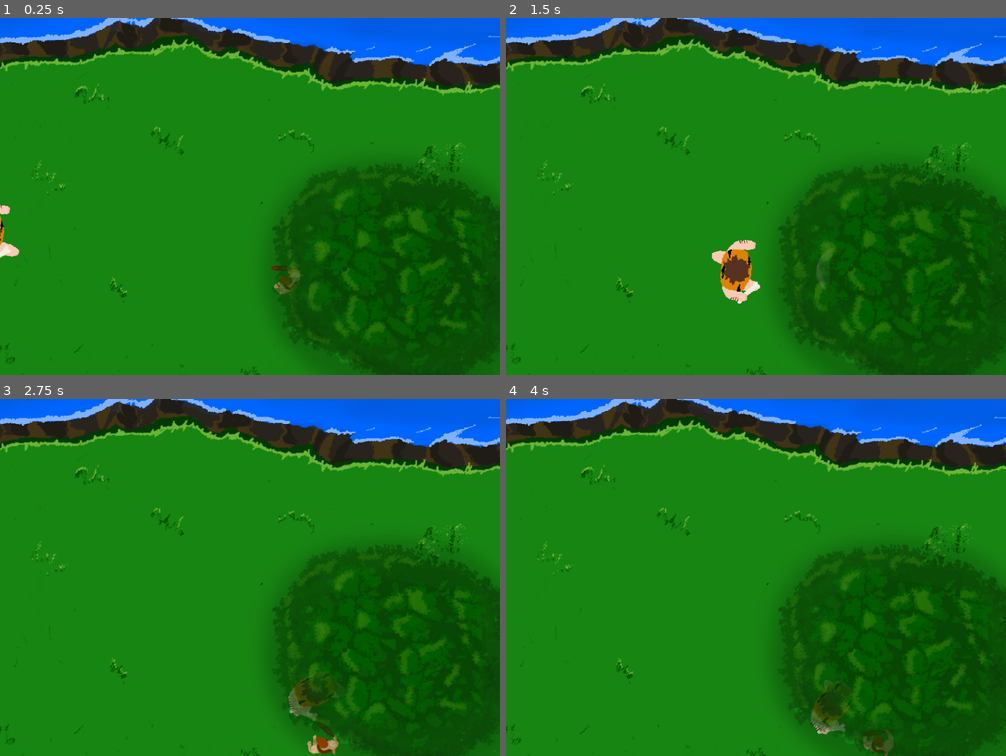
Above: before the commit, frames 1-4 (two rows, left to right).
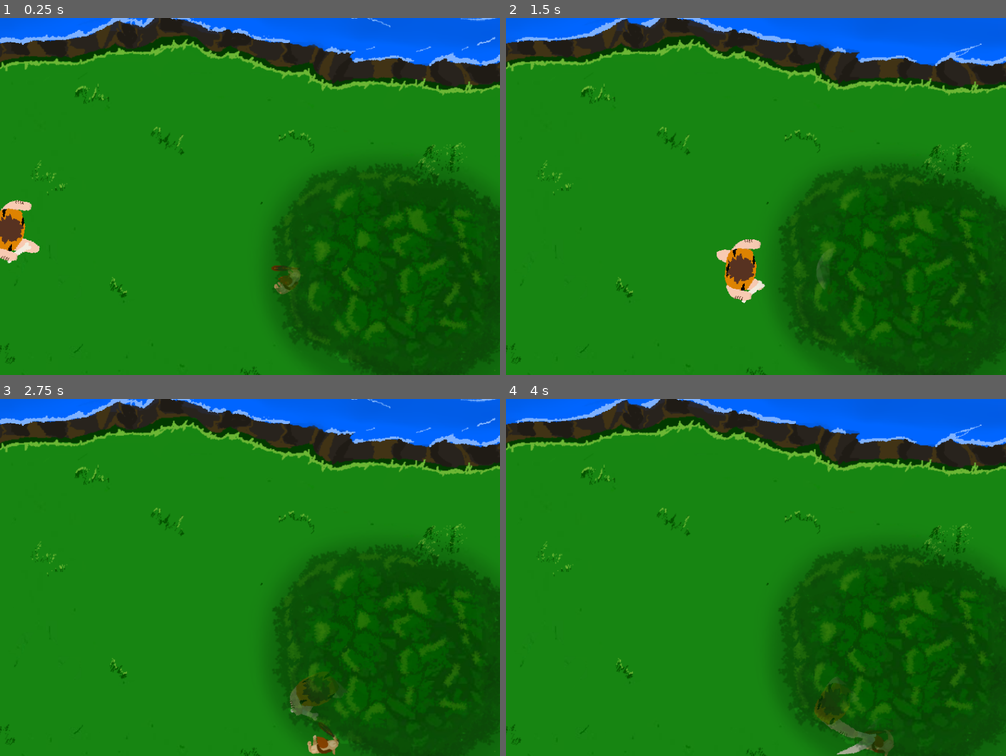
Above: after the commit, the same moments.

Repository: gilmarkandrade/game_lucas_github
Game: Godot game, scene res://fases/fase_1/world_1_cena_2.tscn
The game is run twice, just before and just after one commit, with the same random seed, the same clock (stepped at 60 frames per second) and the same inputs. This scene is started directly instead of the project's main scene.
Inputs (mouse positions are in pixels of both pictures, inside the frame that each line leads up to):
- Up to frame 1 (0.25 s): no input
- Up to frame 2 (1.5 s): tap Enter (ui_accept) at 0.5, 1.35 s; move the mouse to (866, 178) at 0.52 s; hold Enter (ui_accept) 0.53-1.28 s; hold Right (ui_right) from 0.53 s (still down); move the mouse to (656, 214) at 1.27 s
- Up to frame 3 (2.75 s): tap Enter (ui_accept) at 1.52, 1.82 s; move the mouse to (300, 498) at 2.02 s; release Right (ui_right) at 2.03 s; hold Left (ui_left) from 2.03 s (still down); hold Enter (ui_accept) from 2.03 s (still down)
- Up to frame 4 (4 s): move the mouse to (731, 648) at 2.77 s; release Left (ui_left) at 2.78 s; release Enter (ui_accept) at 2.78 s; hold Right (ui_right) from 2.78 s (still down); tap Enter (ui_accept) at 2.85, 3.02, 3.32 s; move the mouse to (906, 631) at 3.52 s; hold Enter (ui_accept) from 3.53 s (still down)

The runs differ from the first frame. In frame 1, 1.2% of the frame differs, in the area x 0-100%, y 0-69%; in frame 2, 1.1%; in frame 3, 0.5%; in frame 4, 0.9%.

Commit message:
ajustes cena 2 e montagem cena 3
montei a cena 3 e fiz um ajuste na cena 2

Diff:
--- a/game_lucas/fases/fase_1/world_1_cena_2.tscn
+++ b/game_lucas/fases/fase_1/world_1_cena_2.tscn
@@ -53,7 +53,7 @@
 scale = Vector2( 1.76, 1 )
 shape = SubResource( 1 )
 
-[node name="StaticBody2D3" type="StaticBody2D" parent="."]
+[node name="Pedra" type="StaticBody2D" parent="."]
 editor/display_folded = true
 position = Vector2( -106.412, -206.976 )
 rotation = 1.56051
@@ -61,9 +61,9 @@
 "_edit_group_": true
 }
 
-[node name="CollisionShape2D" type="CollisionShape2D" parent="StaticBody2D3"]
+[node name="CollisionShape2D" type="CollisionPolygon2D" parent="Pedra"]
 scale = Vector2( 1.76, 1 )
-shape = SubResource( 1 )
+polygon = PoolVector2Array( 13.1833, 27.9582, 26.3027, 105.156, 57.4439, 130.268, 86.1327, 123.489, 120.199, 99.5584, 167.163, 61.9282, 180.537, 30.988, 176.569, 0.397217, 209.248, -44.1261, 224.892, -76.3521, 228.424, -100.173, 210.533, -134.996, 178.079, -128.949, 142.268, -64.5789, 107.371, -27.3938, 78.2156, -5.36417, 43.1851, -9.97911, 28.6441, -37.4441, 5.28259, -39.194, -7.24892, -23.4979 )
 
 [node name="StaticBody2D6" type="StaticBody2D" parent="."]
 editor/display_folded = true
@@ -110,6 +110,7 @@
 layer = 0
 
 [node name="Layerarvoretopo" type="ParallaxLayer" parent="Paralax_main_arvore"]
+editor/display_folded = true
 z_index = 16
 z_as_relative = false
 motion_scale = Vector2( 0.9, 0.9 )
@@ -128,7 +129,6 @@
 editor/display_folded = true
 
 [node name="ParallaxLayer" type="ParallaxLayer" parent="paralax_main_chão"]
-editor/display_folded = true
 z_as_relative = false
 
 [node name="background_topdow1" type="Sprite" parent="paralax_main_chão/ParallaxLayer"]
@@ -152,10 +152,9 @@
 limit_bottom = 170
 
 [node name="homen_das_cavernas(T_D)" parent="." instance=ExtResource( 6 )]
-position = Vector2( -32.0314, -42 )
+position = Vector2( 6.05902, -48.8018 )
 
 [node name="colisaõ_arvore" type="StaticBody2D" parent="."]
-editor/display_folded = true
 __meta__ = {
 "_edit_group_": true
 }
@@ -169,10 +168,11 @@
 position = Vector2( 189, -303.75 )
 frames = SubResource( 3 )
 animation = "river_motion"
-frame = 2
+frame = 1
 playing = true
 
 [node name="Area2D2_Rio" type="Area2D" parent="."]
+editor/display_folded = true
 position = Vector2( 291.677, -350.118 )
 
 [node name="CollisionShape2D" type="CollisionShape2D" parent="Area2D2_Rio"]
--- a/game_lucas/fases/fase_1/world_1_cena_3.tscn
+++ b/game_lucas/fases/fase_1/world_1_cena_3.tscn
@@ -1,42 +1,50 @@
-[gd_scene load_steps=7 format=2]
+[gd_scene load_steps=15 format=2]
 
-[ext_resource path="res://assets_game/background/fase_1/cena_3/background_topdow2.jpg" type="Texture" id=1]
+[ext_resource path="res://assets_game/background/fase_1/cena_3/background_topdow2_ajustado.png" type="Texture" id=1]
+[ext_resource path="res://assets_game/background/fase_1/cena_3/layer_arvore1cimamapa.png" type="Texture" id=2]
+[ext_resource path="res://assets_game/background/fase_1/cena_3/layer_arvorebaixomapa.png" type="Texture" id=3]
+[ext_resource path="res://assets_game/background/fase_1/cena_3/layer_arvoreladomapa.png" type="Texture" id=4]
+[ext_resource path="res://assets_game/background/fase_1/cena_3/river_animation_cena3/river_motion0000.png" type="Texture" id=5]
+[ext_resource path="res://assets_game/background/fase_1/cena_3/river_animation_cena3/river_motion0001.png" type="Texture" id=6]
+[ext_resource path="res://assets_game/background/fase_1/cena_3/river_animation_cena3/river_motion0003.png" type="Texture" id=7]
+[ext_resource path="res://assets_game/background/fase_1/cena_3/river_animation_cena3/river_motion0002.png" type="Texture" id=8]
 
 [sub_resource type="RectangleShape2D" id=1]
-extents = Vector2( 10, 220.001 )
+extents = Vector2( 16.45, 355.894 )
 
 [sub_resource type="RectangleShape2D" id=2]
-extents = Vector2( 352.811, 10 )
+extents = Vector2( 568.233, 27.9083 )
 
 [sub_resource type="RectangleShape2D" id=3]
-extents = Vector2( 346.349, 10 )
+extents = Vector2( 505.496, 19.6527 )
 
 [sub_resource type="RectangleShape2D" id=4]
-extents = Vector2( 15.5065, 237.685 )
+extents = Vector2( 25.9572, 365.31 )
 
 [sub_resource type="RectangleShape2D" id=5]
 extents = Vector2( 102.094, 16.6929 )
 
+[sub_resource type="SpriteFrames" id=6]
+animations = [ {
+"frames": [ ExtResource( 5 ), ExtResource( 6 ), ExtResource( 7 ), ExtResource( 8 ) ],
+"loop": true,
+"name": "Animação Rio",
+"speed": 5.0
+} ]
+
 [node name="world_1_cena_3" type="Node"]
-
-[node name="ParallaxBackground" type="ParallaxBackground" parent="."]
-
-[node name="Layerchão" type="ParallaxLayer" parent="ParallaxBackground"]
-
-[node name="background_topdow2" type="Sprite" parent="ParallaxBackground/Layerchão"]
-position = Vector2( 284.124, -168.253 )
-texture = ExtResource( 1 )
 
 [node name="StaticBody2D" type="StaticBody2D" parent="."]
 editor/display_folded = true
-position = Vector2( -24.2105, -170.182 )
+position = Vector2( -183.901, -92.5872 )
 
 [node name="CollisionShape2D" type="CollisionShape2D" parent="StaticBody2D"]
+position = Vector2( 0.315758, -0.273605 )
 shape = SubResource( 1 )
 
 [node name="StaticBody2D2" type="StaticBody2D" parent="."]
 editor/display_folded = true
-position = Vector2( 281.733, 38.7706 )
+position = Vector2( 234.247, 226.557 )
 
 [node name="CollisionShape2D" type="CollisionShape2D" parent="StaticBody2D2"]
 position = Vector2( 0, 2.58472 )
@@ -44,14 +52,14 @@
 
 [node name="StaticBody2D3" type="StaticBody2D" parent="."]
 editor/display_folded = true
-position = Vector2( 263.64, -377.367 )
+position = Vector2( 263.64, -418.583 )
 
 [node name="CollisionShape2D" type="CollisionShape2D" parent="StaticBody2D3"]
 shape = SubResource( 3 )
 
 [node name="StaticBody2D4" type="StaticBody2D" parent="."]
 editor/display_folded = true
-position = Vector2( 599.652, -166.714 )
+position = Vector2( 760.037, -103.216 )
 
 [node name="CollisionShape2D" type="CollisionShape2D" parent="StaticBody2D4"]
 shape = SubResource( 4 )
@@ -63,3 +71,38 @@
 
 [node name="CollisionShape2D" type="CollisionShape2D" parent="Area2D"]
 shape = SubResource( 5 )
+
+[node name="Parallax_main_chão" type="ParallaxBackground" parent="."]
+editor/display_folded = true
+
+[node name="Layerchão" type="ParallaxLayer" parent="Parallax_main_chão"]
+
+[node name="background_topdow2_ajustado" type="Sprite" parent="Parallax_main_chão/Layerchão"]
+position = Vector2( 284.178, -98.9371 )
+texture = ExtResource( 1 )
+
+[node name="Parallax_arvores" type="ParallaxBackground" parent="."]
+editor/display_folded = true
+
+[node name="Parallax_arvore" type="ParallaxLayer" parent="Parallax_arvores"]
+editor/display_folded = true
+motion_scale = Vector2( 0.9, 0.9 )
+
+[node name="layer_arvore1cimamapa" type="Sprite" parent="Parallax_arvores/Parallax_arvore"]
+position = Vector2( 183.772, -321.006 )
+texture = ExtResource( 2 )
+
+[node name="layer_arvorebaixomapa" type="Sprite" parent="Parallax_arvores/Parallax_arvore"]
+position = Vector2( 188.029, 147.004 )
+texture = ExtResource( 3 )
+
+[node name="layer_arvoreladomapa" type="Sprite" parent="Parallax_arvores/Parallax_arvore"]
+position = Vector2( 700.638, -79.4266 )
+texture = ExtResource( 4 )
+
+[node name="AnimatedSprite" type="AnimatedSprite" parent="."]
+position = Vector2( 284.36, -210.179 )
+frames = SubResource( 6 )
+animation = "Animação Rio"
+frame = 3
+playing = true
Not shown, added: game_lucas/assets_game/background/fase_1/cena_2/background_topdow1.jpg.import
Binary file removed: game_lucas/assets_game/background/fase_1/cena_3/background_topdow2.jpg
Not shown, added: game_lucas/assets_game/background/fase_1/cena_3/background_topdow2.jpg.import
Not shown, added: game_lucas/assets_game/background/fase_1/cena_3/background_topdow2_ajustado.png.import
Not shown, added: game_lucas/assets_game/background/fase_1/cena_3/imagen referencia para montagem da cena apagar depois do uso.png.import
Not shown, added: game_lucas/assets_game/background/fase_1/cena_3/layer_arvore1cimamapa.png.import
Not shown, added: game_lucas/assets_game/background/fase_1/cena_3/layer_arvorebaixomapa.png.import
Not shown, added: game_lucas/assets_game/background/fase_1/cena_3/layer_arvoreladomapa.png.import
Not shown, added: game_lucas/assets_game/background/fase_1/cena_3/river_animation_cena3/river_motion0000.png.import
Not shown, added: game_lucas/assets_game/background/fase_1/cena_3/river_animation_cena3/river_motion0001.png.import
Not shown, added: game_lucas/assets_game/background/fase_1/cena_3/river_animation_cena3/river_motion0002.png.import
Not shown, added: game_lucas/assets_game/background/fase_1/cena_3/river_animation_cena3/river_motion0003.png.import
